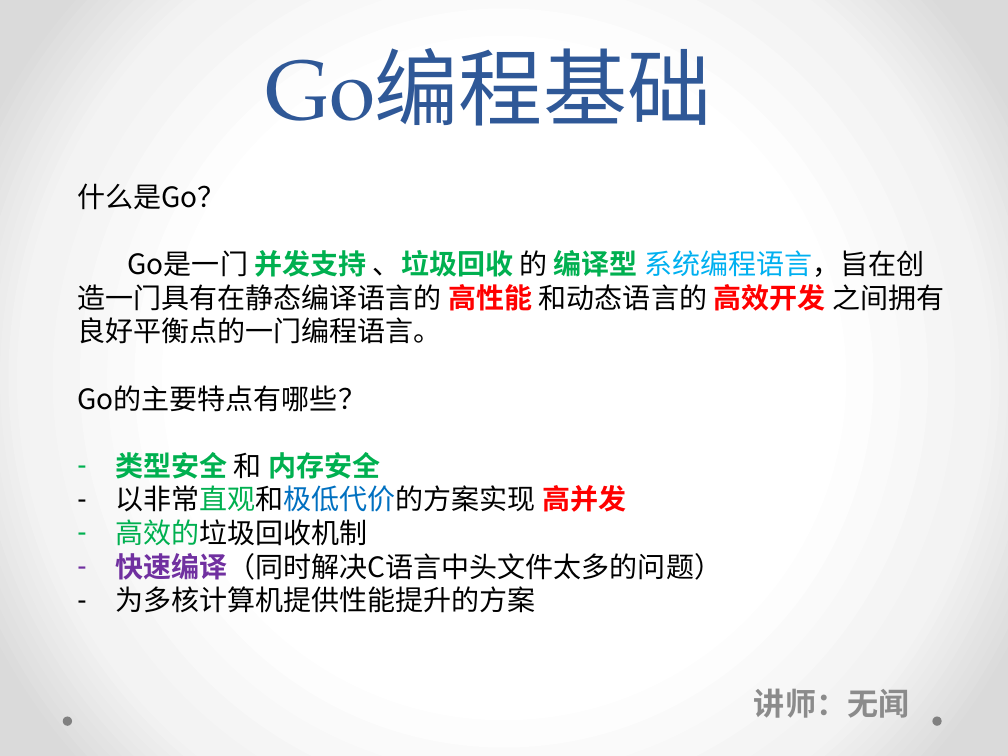
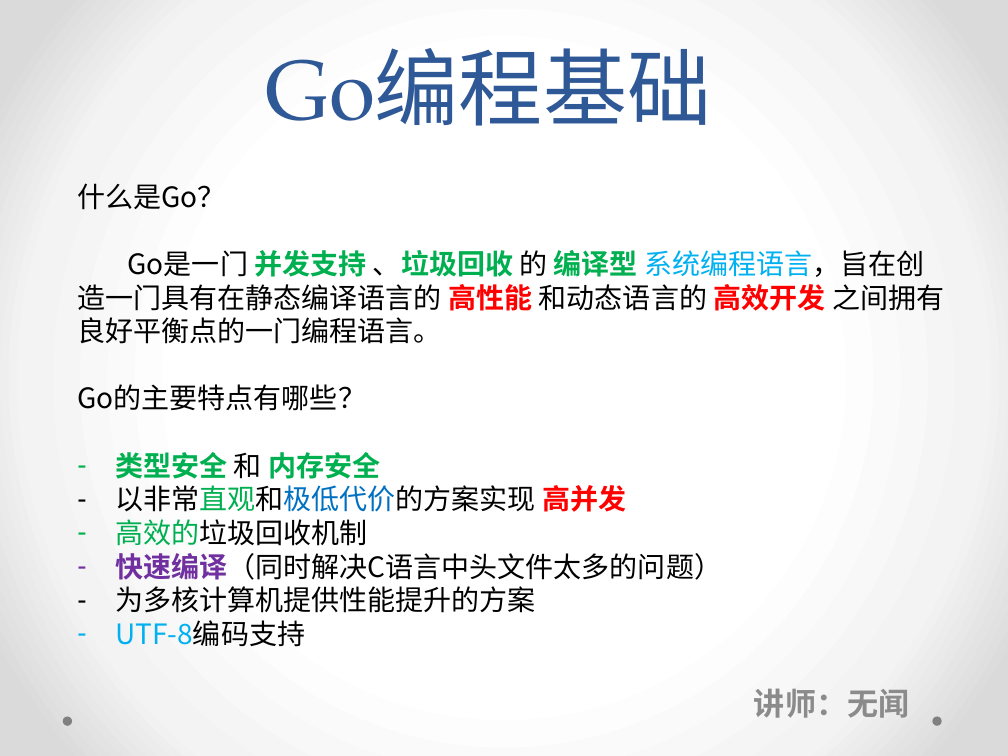
Before and after one commit to deliretzua/go-fundamental-programming, a slide deck: slide 1 of Go编程基础-课堂讲义.pptx. Drawn at 1008x756 pixels with LibreOffice and Linux fonts; fonts in the diff are those of the drawing. Boxes give left, top, right and bottom in pixels: in the first picture for what was removed or moved away, otherwise in the second. Text is boxed around its words. In the diff, an @@ line names an element or a change of style, - is before the commit and + after.

Commit message:
lecture1

```diff
--- a/Go编程基础-课堂讲义.pptx
+++ b/Go编程基础-课堂讲义.pptx
@@ text at [115,620,305,647]: paragraph added @@
+– UTF-8编码支持
```
Also in this commit, not shown: 5 slides added, 3 other files.
